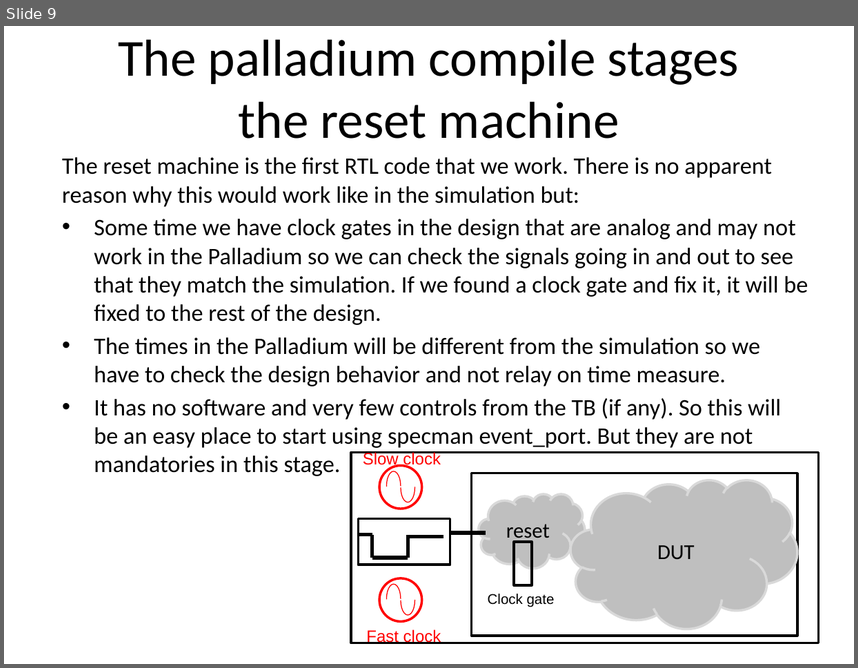
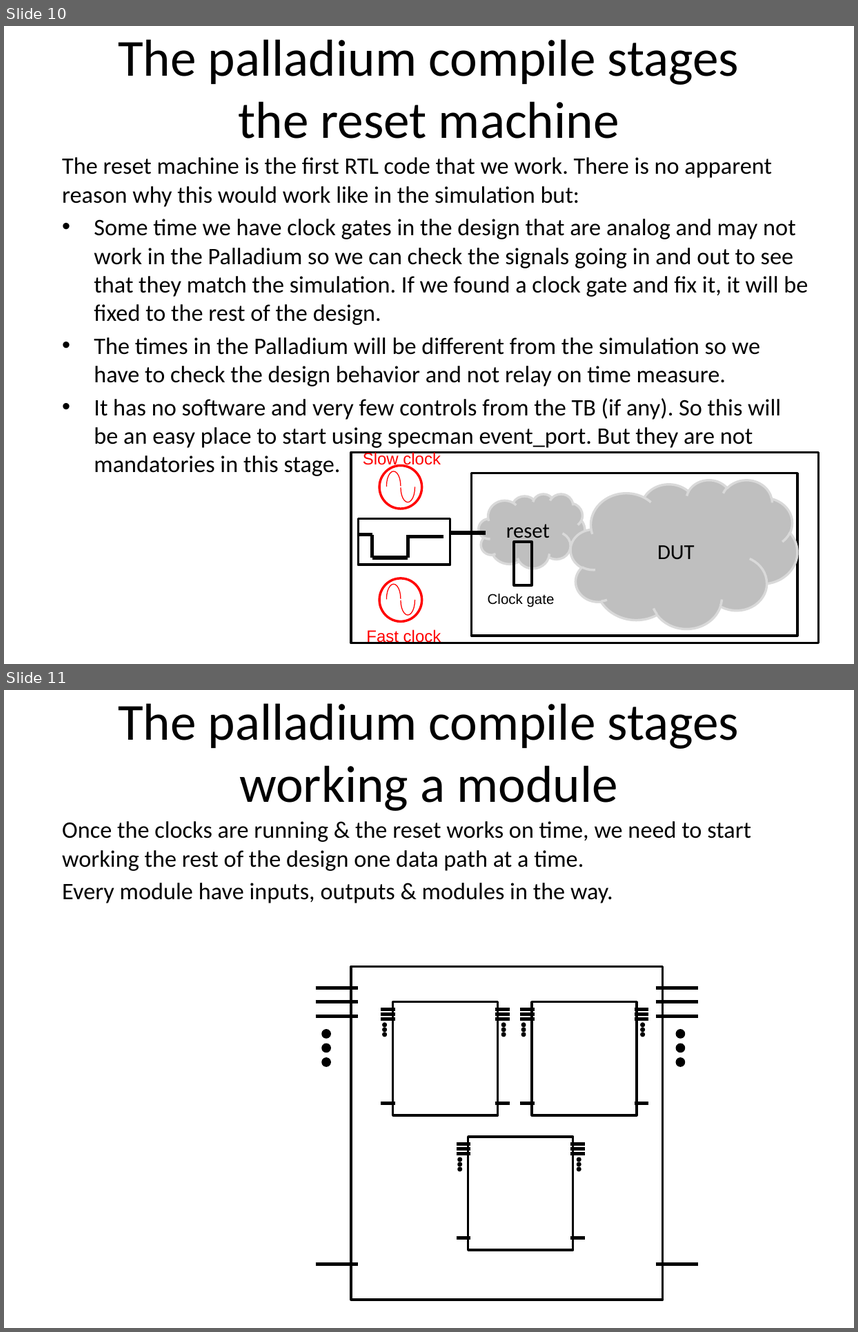
Before and after one commit to zahike/Palladium, a slide deck: Simulation Acceleration tutoria.pptx. Shown one above the other, each under a label of ours: slide 9 before the commit, slides 10 and 11 after it. The pictures are 858x668 and 858x1332 pixels, drawn with LibreOffice and Linux fonts; fonts in the diff are those of the drawing. Boxes give left, top, right and bottom in pixels: in the first picture for what was removed or moved away, otherwise in the second. Text is boxed around its words. In the diff, an @@ line names an element or a change of style, - is before the commit and + after.

Commit message:
start working modules (inputs)

```diff
--- a/Simulation Acceleration tutoria.pptx
+++ b/Simulation Acceleration tutoria.pptx
@@ slide 11 added at bbox=[4, 690, 854, 1328], background #FFFFFF @@
@@ title added at bbox=[118, 703, 740, 811], 44 pt, text #000000 @@
+The palladium compile stages
+working a module
@@ text added at bbox=[62, 821, 751, 903], 20 pt, text #000000 @@
+Once the clocks are running & the reset works on time, we need to start working the rest of the design one data path at a time.
+Every module have inputs, outputs & modules in the way.
@@ rectangle added at bbox=[351, 966, 663, 1299], outline #000000 2 pt @@
@@ line added from (316, 987) to (359, 987), #000000 3 pt @@
@@ line added from (656, 987) to (699, 987), #000000 3 pt @@
@@ line added from (316, 1002) to (359, 1002), #000000 3 pt @@
@@ line added from (316, 1016) to (359, 1016), #000000 3 pt @@
@@ line added from (656, 1002) to (699, 1002), #000000 3 pt @@
@@ line added from (656, 1016) to (699, 1016), #000000 3 pt @@
@@ ellipse added at bbox=[323, 1030, 330, 1037], fill #000000, outline #000000 2 pt @@
@@ group added at bbox=[381, 1002, 510, 1115]: 8 lines, 6 ellipses, 1 rectangle @@
@@ group added at bbox=[520, 1002, 648, 1115]: 8 lines, 6 ellipses, 1 rectangle @@
@@ ellipse added at bbox=[677, 1030, 684, 1037], fill #000000, outline #000000 2 pt @@
@@ ellipse added at bbox=[323, 1045, 330, 1052], fill #000000, outline #000000 2 pt @@
@@ ellipse added at bbox=[323, 1058, 330, 1065], fill #000000, outline #000000 2 pt @@
@@ ellipse added at bbox=[677, 1045, 684, 1052], fill #000000, outline #000000 2 pt @@
@@ ellipse added at bbox=[677, 1058, 684, 1065], fill #000000, outline #000000 2 pt @@
@@ group added at bbox=[456, 1136, 584, 1250]: 8 lines, 6 ellipses, 1 rectangle @@
@@ line added from (316, 1264) to (359, 1264), #000000 3 pt @@
@@ line added from (656, 1264) to (699, 1264), #000000 3 pt @@
@@ what was slide 9 is now slide 10 @@
```
Also in this commit, not shown: 5 slides changed, 2 other slides added.
